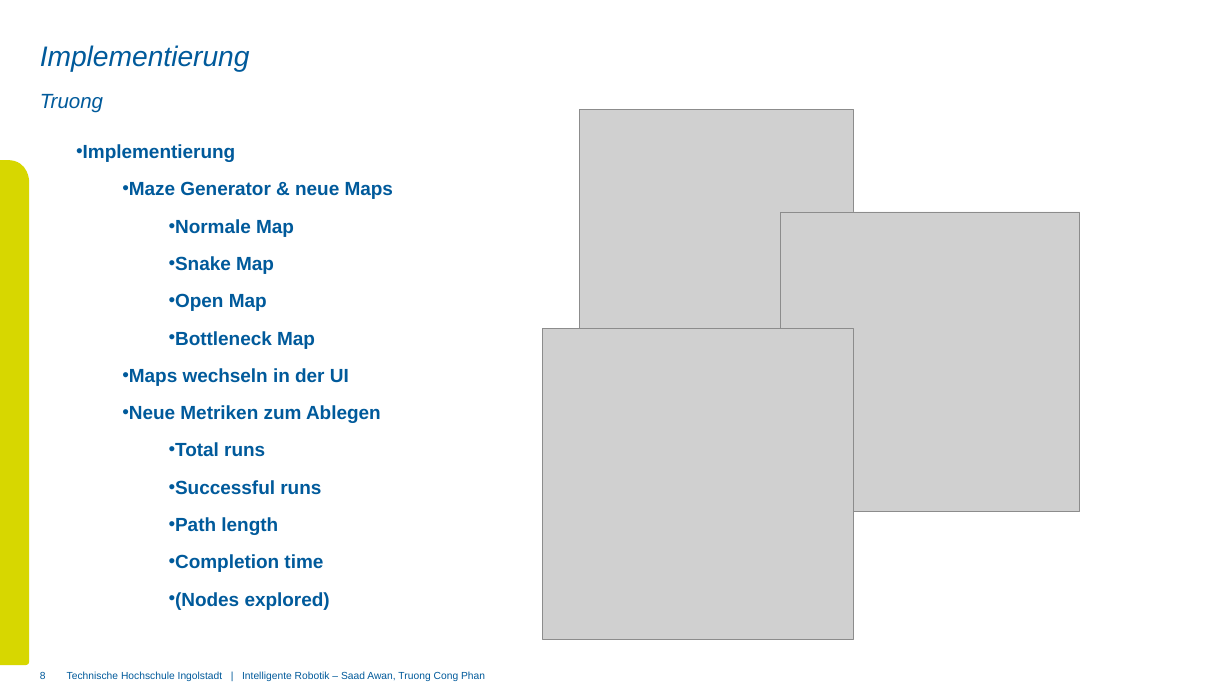
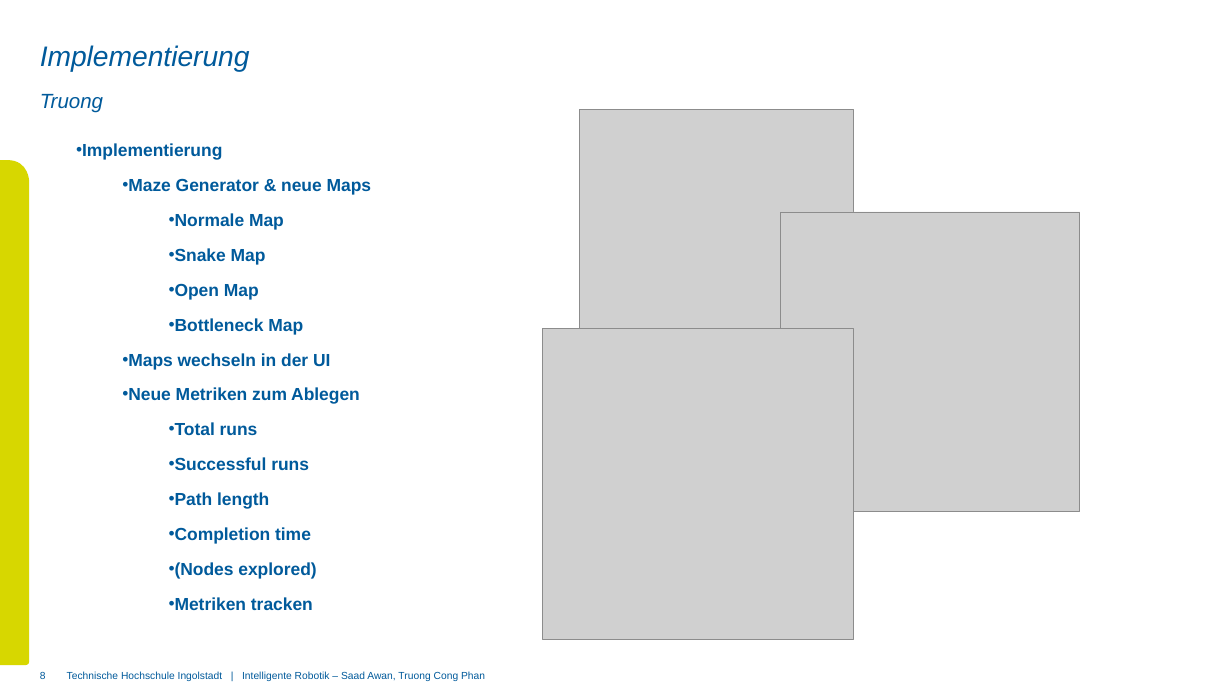
Before and after one commit to saadAw/introb, a slide deck: slide 8 of presentation/intelligente_robotik.pptx. Drawn at 1232x693 pixels with LibreOffice and Linux fonts; fonts in the diff are those of the drawing; grey boxes stand for pictures; background and template pictures are left out. Boxes give left, top, right and bottom in pixels: in the first picture for what was removed or moved away, otherwise in the second. Text is boxed around its words. In the diff, an @@ line names an element or a change of style, - is before the commit and + after.

```diff
--- a/presentation/intelligente_robotik.pptx
+++ b/presentation/intelligente_robotik.pptx
@@ text at (82,143,372,579): size 14.8 to 13.6 pt @@
@@ text at (175,597,313,610): paragraph added @@
+    • Metriken tracken
```
Also in this commit, not shown: 5 other slides changed, 2 slides removed.
